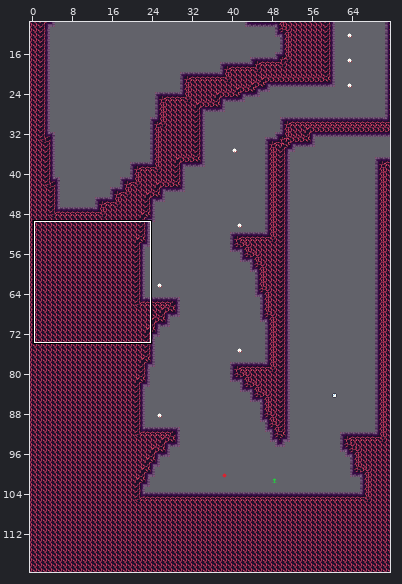
Tiled map: mapping_tools/tilemaps/fire1a.tmx. Above: a wide view before the commit, with the close-up outlined.
Close-up. The starting point:
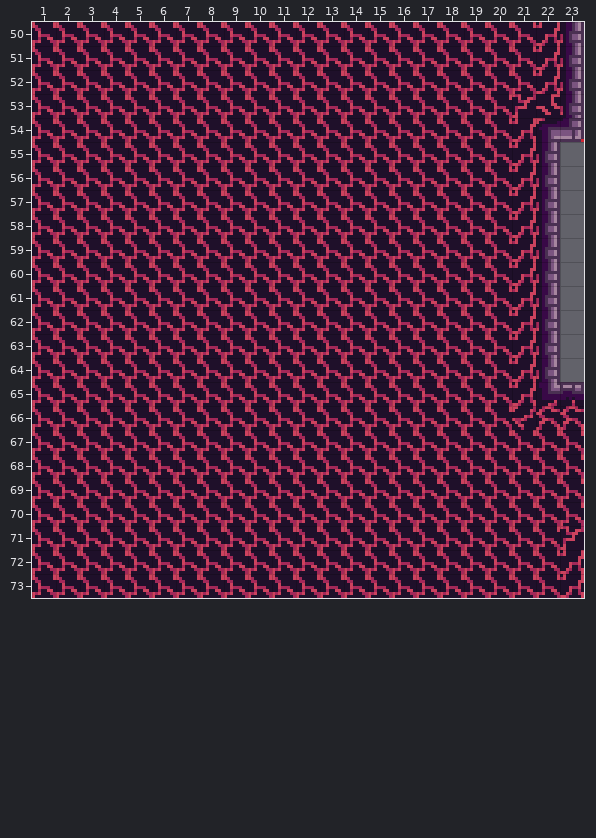
Cells are 8x8 px. Shown: x 1..23, y 50..73. The commit also changed other parts of the map, which this record leaves out.
And afterwards:
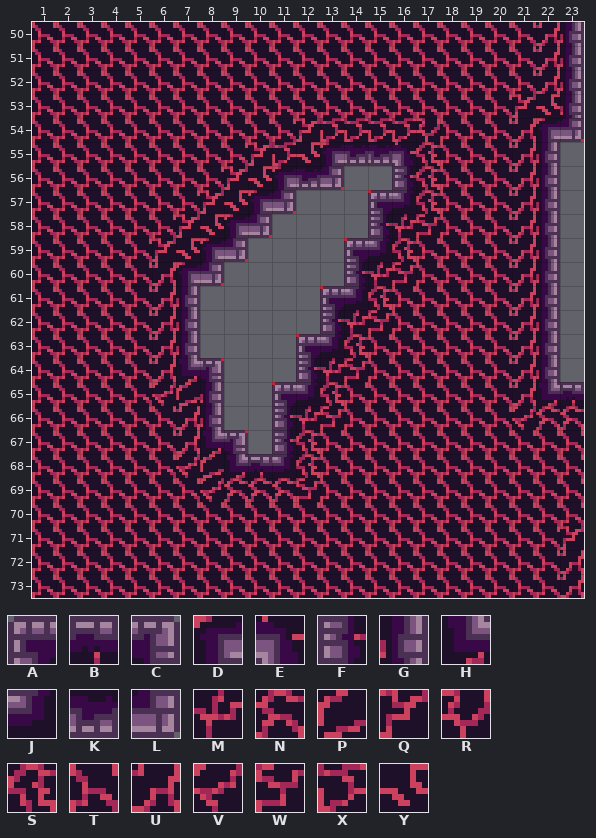
Key: from "fire": A 0, B 1, C 2, D 3, E 4, F 13, G 15, H 16, J 17, K 27, L 28, M 49, N 50, P 51, Q 60, R 61, S 62, T 63, U 64, V 73, W 74, X 76, Y 77.
_ is an empty cell.
Changes in this commit:
Layer "draft":
The edit erases the tile that lay hidden in row 56 at x 14 to 15; in row 57 at x 12 to 14; in row 58 at x 11 to 14; in row 59 at x 10 to 13; in row 60 at x 9 to 13; in rows 61 to 62 at x 8 to 12.
The edit erases the tile that lay hidden in row 63 at x 8 to 11; in row 64 at x 9 to 11; in rows 65 to 66 at x 9 to 10; in row 67 at x 10.
Layer "map":
Tile A replaces tile T in row 57 at x 15; in row 59 at x 14; in row 61 at x 13; in row 63 at x 12; in row 65 at x 11.
Tile B replaces tile T in row 68 at x 10.
Tile C replaces tile T in row 64 at x 8; in row 67 at x 9.
Tile D replaces tile T in row 55 at x 13; in row 56 at x 11; in row 57 at x 10; in row 58 at x 9; in row 59 at x 8; in row 60 at x 7.
Tile E replaces tile T in row 55 at x 16.
Tile F replaces tile T in row 56 at x 16; in row 58 at x 15; in row 60 at x 14; in row 62 at x 13; in row 64 at x 12; in rows 66 to 67 at x 11.
Tile G replaces tile T in rows 61 to 63 at x 7; in rows 65 to 66 at x 8.
Tile H replaces tile T in row 64 at x 7; in row 67 at x 8; in row 68 at x 9.
Tile J replaces tile T in row 57 at x 16; in row 59 at x 15; in row 61 at x 14; in row 63 at x 13; in row 65 at x 12; in row 68 at x 11.
Tile K replaces tile T in row 55 at x 14 to 15; in row 56 at x 12.
Tile L replaces tile T in row 56 at x 13; in row 57 at x 11; in row 58 at x 10; in row 59 at x 9; in row 60 at x 8.
Tile M replaces tile T in row 58 at x 16; in row 60 at x 15; in row 62 at x 14; in row 64 at x 13; in row 66 at x 12.
Tile N replaces tile T in row 69 at x 9 to 11.
Tile P replaces tile T in row 65 at x 7; in row 68 at x 8.
Tile Q replaces tile T in row 54 at x 12; in row 55 at x 10; in row 56 at x 9; in row 57 at x 8; in row 58 at x 7; in row 59 at x 6.
Tile R replaces tile T in row 54 at x 17.
Tile S replaces tile T in rows 55 to 57 at x 17; in row 59 at x 16; in row 61 at x 15; in row 63 at x 14; in row 65 at x 13; in rows 67 to 68 at x 12.
Tile U replaces tile T in rows 60 to 64 at x 6; in rows 66 to 67 at x 7.
Tile V replaces tile T in row 65 at x 6; in row 68 at x 7; in row 69 at x 8.
Tile W replaces tile T in row 58 at x 17; in row 60 at x 16; in row 62 at x 15; in row 64 at x 14; in row 66 at x 13; in row 69 at x 12.
Tile X replaces tile T in row 54 at x 13 to 16; in row 55 at x 11.
Tile Y replaces tile T in row 55 at x 12; in row 56 at x 10; in row 57 at x 9; in row 58 at x 8; in row 59 at x 7.
The edit erases tile T in row 56 at x 14 to 15; in row 57 at x 12 to 14; in row 58 at x 11 to 14; in row 59 at x 10 to 13; in row 60 at x 9 to 13; in rows 61 to 62 at x 8 to 12.
The edit erases tile T in row 63 at x 8 to 11; in row 64 at x 9 to 11; in rows 65 to 66 at x 9 to 10; in row 67 at x 10.
Pixel boxes of the changes (left, top, right, bottom) in both close-ups:
changed: (152, 118, 440, 502)
